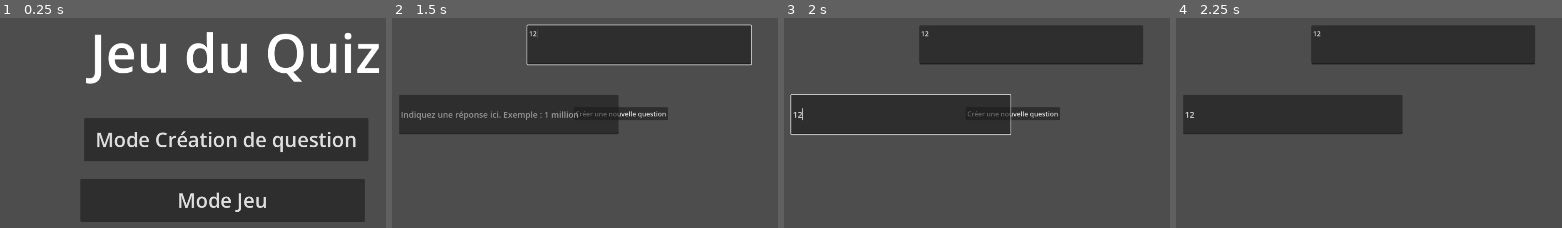
Above: before the commit, frames 1-4 (left to right).
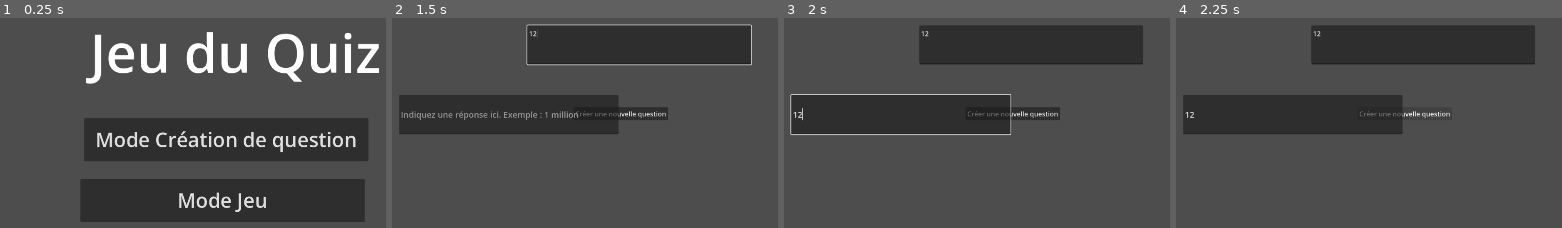
Above: after the commit, the same moments.

Repository: GeekhaNoth/projet-lab
Game: Godot game, scene res://scene/main_scene.tscn
The game is run twice, just before and just after one commit, with the same random seed, the same clock (stepped at 60 frames per second) and the same inputs.
Inputs (mouse positions are in pixels of both pictures, inside the frame that each line leads up to):
- Up to frame 1 (0.25 s): no input
- Up to frame 2 (1.5 s): click "Mode Création de question" at 0.5 s; click (639, 45) at 1.27 s; type "12" at 1.35 s
- Up to frame 3 (2 s): click (899, 114) at 1.5 s; type "12" at 1.58 s
- Up to frame 4 (2.25 s): click "Créer une nouvelle question" at 2 s

Frames 1-3 are identical in both runs. In frame 4, 0.2% of the frame differs, in the area x 47-71%, y 44-48%.
Error before the commit: Cannot call method 'set_visible' on a null value. (res://scripts/questionMaker.gd:75)
Error after the commit: Parse Error: Preload file "res://scene/questionScene.tscn" does not exist. (res://scripts/questionMaker.gd:32)

Commit message:
question creation mode WIP

Diff:
--- a/scene/question_maker.tscn
+++ b/scene/question_maker.tscn
@@ -2,10 +2,10 @@
 
 [ext_resource type="Script" uid="uid://b8fg2cjd4x8ek" path="res://scripts/questionMaker.gd" id="1_u0xl1"]
 
-[node name="QuestionMaker" type="Node2D" unique_id=1670134801 node_paths=PackedStringArray("button_create_question", "button_create_scene", "button_add_image", "question_edit")]
+[node name="QuestionMaker" type="Node2D" unique_id=1670134801 node_paths=PackedStringArray("button_create_question", "button_validate_question", "button_add_image", "question_edit")]
 script = ExtResource("1_u0xl1")
 button_create_question = NodePath("NewQuestion")
-button_create_scene = NodePath("ValidateQuestion")
+button_validate_question = NodePath("ValidateQuestion")
 button_add_image = NodePath("AddImageButton")
 question_edit = NodePath("TextEdit/QuestionEdit")
 
@@ -23,6 +23,23 @@
 offset_right = 1054.0
 offset_bottom = 1012.0
 text = "Valider la question"
+
+[node name="Label" type="Label" parent="ValidateQuestion" unique_id=1393086007]
+visible = false
+layout_mode = 1
+anchors_preset = 15
+anchor_right = 1.0
+anchor_bottom = 1.0
+offset_left = -61.0
+offset_top = 52.0
+offset_right = 82.0
+offset_bottom = 52.0
+grow_horizontal = 2
+grow_vertical = 2
+text = "Le champ Question est invalide"
+horizontal_alignment = 1
+vertical_alignment = 1
+autowrap_mode = 2
 
 [node name="TextEdit" type="Node2D" parent="." unique_id=769660118]
 
@@ -114,6 +131,7 @@
 title = "Open a File"
 position = Vector2i(0, 36)
 file_mode = 0
+access = 2
 filters = PackedStringArray("*.png,*.jpg,*.jpeg;Image Files;image/png,image/jpeg.")
 
 [node name="AddImageButton" type="Button" parent="." unique_id=381884392]
--- a/scripts/questionMaker.gd
+++ b/scripts/questionMaker.gd
@@ -1,6 +1,6 @@
 extends Node
 @export var button_create_question : Button
-@export var button_validate_question : Button
+@export var button_create_scene : Button
 @export var button_add_image : Button
 @export var question_edit : TextEdit
 
@@ -15,7 +15,6 @@
 # Called when the node enters the scene tree for the first time.
 func _ready() -> void:
 	_change_node_visibility(false)
-	button_validate_question.get_child(0).set_visible(false)
 	for i in range(line_edit.size()):
 		line_edit[i].text_changed.connect(_on_answer_edit_text_changed.bind(i))
 		if (i > 0):
@@ -23,28 +22,24 @@
 
 
 # Called every frame. 'delta' is the elapsed time since the previous frame.
-func _process(_delta: float) -> void:
+func _process(delta: float) -> void:
 	pass
 
 func _validate_question():
-	if (!_check_field_when_question_validation(question_edit, "Le champ question est vide")):
-		return
-	if (!_check_field_when_question_validation(line_edit[0], "Le champ réponse 1 est vide")):
-		return
-	button_validate_question.get_child(0).set_visible(false)
 	_change_node_visibility(false)
 	for element in line_edit:
 		element.get_parent().set_visible(false)
+	var scene_question = preload("res://scene/questionScene.tscn").instantiate()
+	add_child(scene_question)
+	var question_text_node = scene_question.get_node("Question/QuestionText")
+	if (question_edit.text != ""):
+		question_text_node.text = question_edit.text
+	for i in range(line_edit.size()):
+		if (line_edit[i].text != ""):
+			scene_question.buttons[i].get_child(0).text = line_edit[i].text
 	_add_in_csv()
-	#_import_and_add_image(scene_question)
-	#scene_question.right_answer = option_button.get_selected_id()
-
-func _check_field_when_question_validation(field_to_check, text_to_show) -> bool:
-	if (field_to_check.text.strip_edges() == ""):
-		button_validate_question.get_child(0).text = text_to_show
-		button_validate_question.get_child(0).set_visible(true)
-		return false
-	return true
+	_import_and_add_image(scene_question)
+	scene_question.right_answer = option_button.get_selected_id()
 
 func _import_and_add_image(node_scene_question):
 	if(selected_image_path != ""):
@@ -72,7 +67,7 @@
 	csv_file.close()
 
 func _change_node_visibility(state):
-	button_validate_question.set_visible(state)
+	button_create_scene.set_visible(state)
 	question_edit.set_visible(state)
 	button_add_image.set_visible(state)
 	line_edit[0].set_visible(state)
